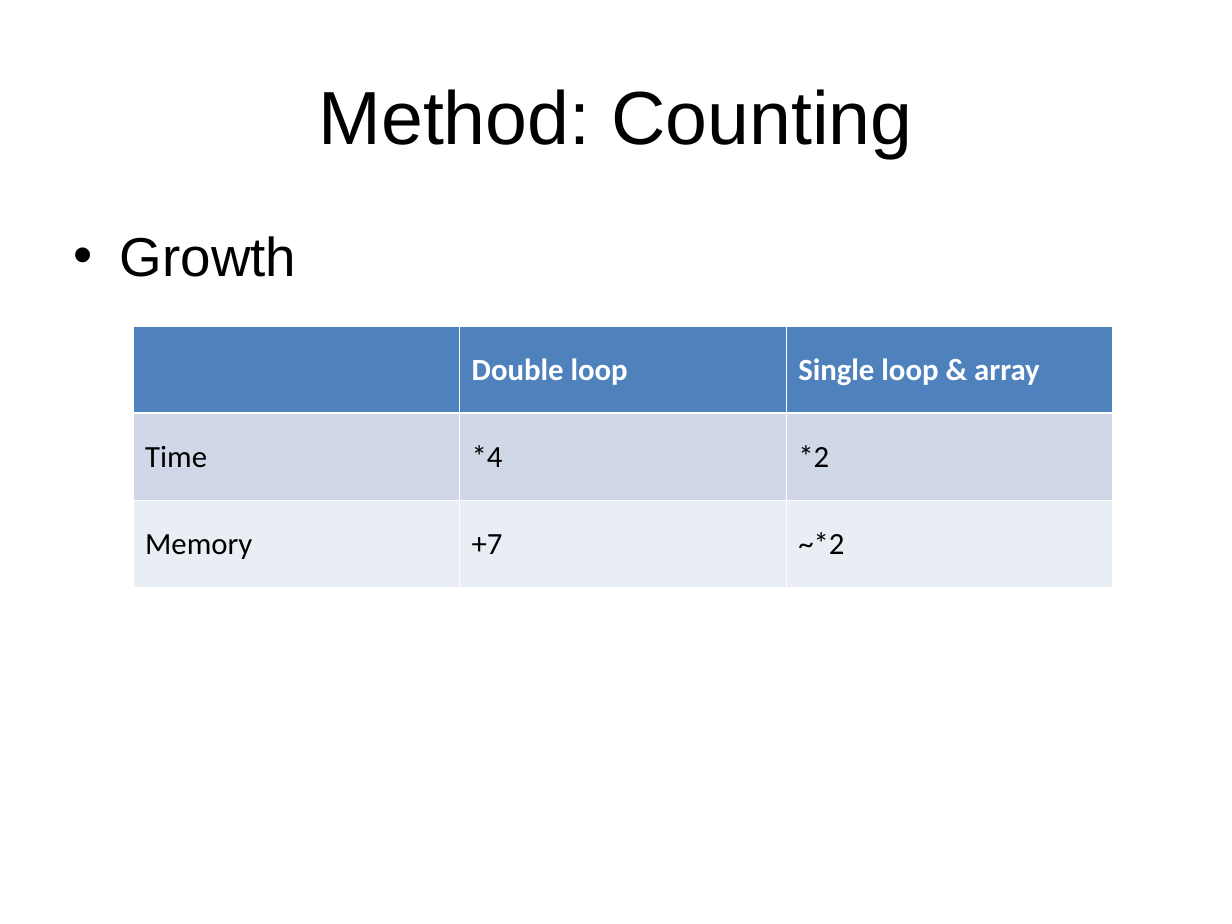
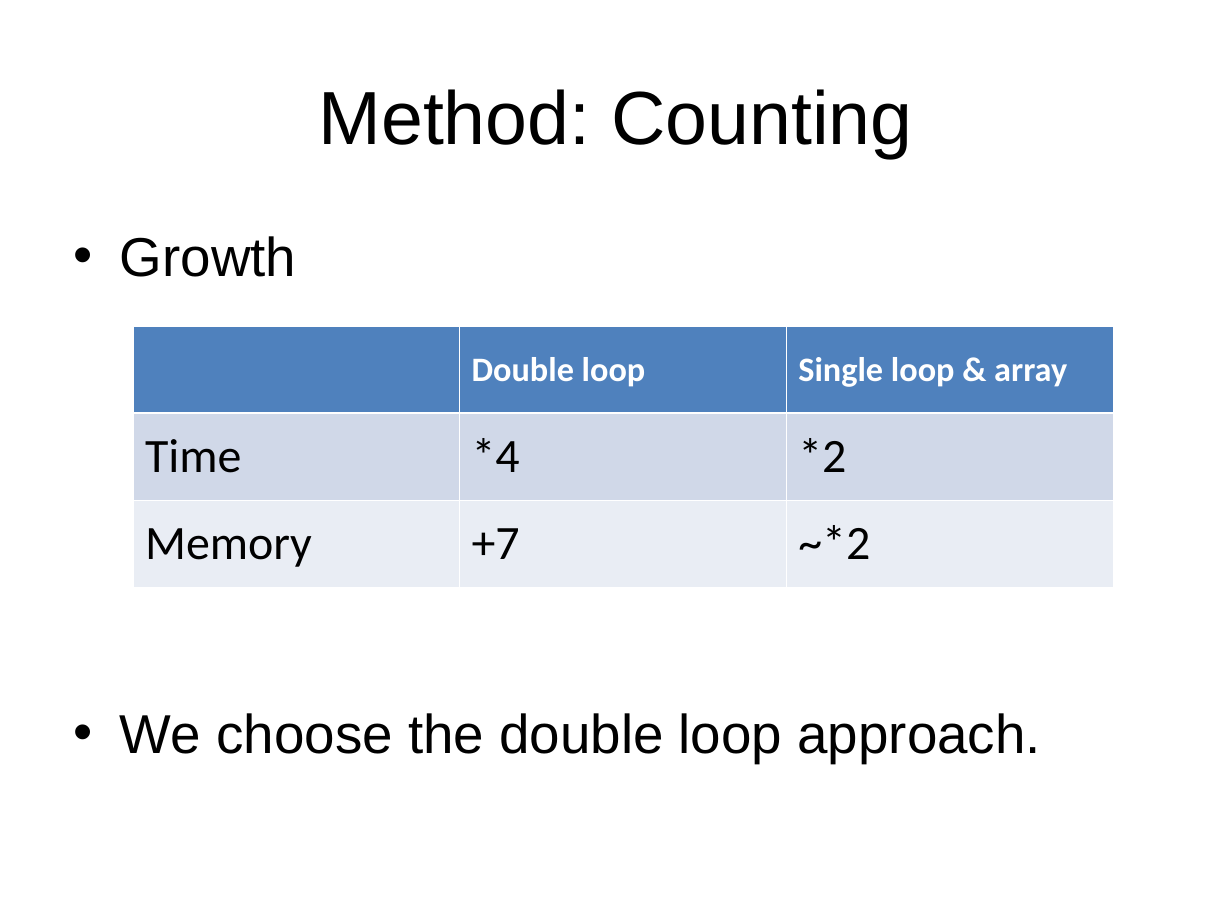
Before and after one commit to chenjiia/Thesis, a slide deck: slide 11 of thesis_presentation/presentation.ppt (slide 10 before the commit). Drawn at 1232x924 pixels with LibreOffice and Linux fonts; fonts in the diff are those of the drawing. Boxes give left, top, right and bottom in pixels: in the first picture for what was removed or moved away, otherwise in the second. Text is boxed around its words. In the diff, an @@ line names an element or a change of style, - is before the commit and + after.

Commit message:
update slides

```diff
--- a/thesis_presentation/presentation.ppt
+++ b/thesis_presentation/presentation.ppt
@@ table at [133,326,1112,588] @@
@@ size 18 to 20 pt in "Double loop", "Single loop & array" @@
@@ size 18 to 28 pt in "Time", "*4", "*2", "Memory" and 2 more places @@
@@ more space between paragraphs @@
@@ text at [120,713,1041,763]: paragraph added @@
+• We choose the double loop approach.
```
Also in this commit, not shown: 3 other slides changed, 4 slides added, 1 slide removed.
